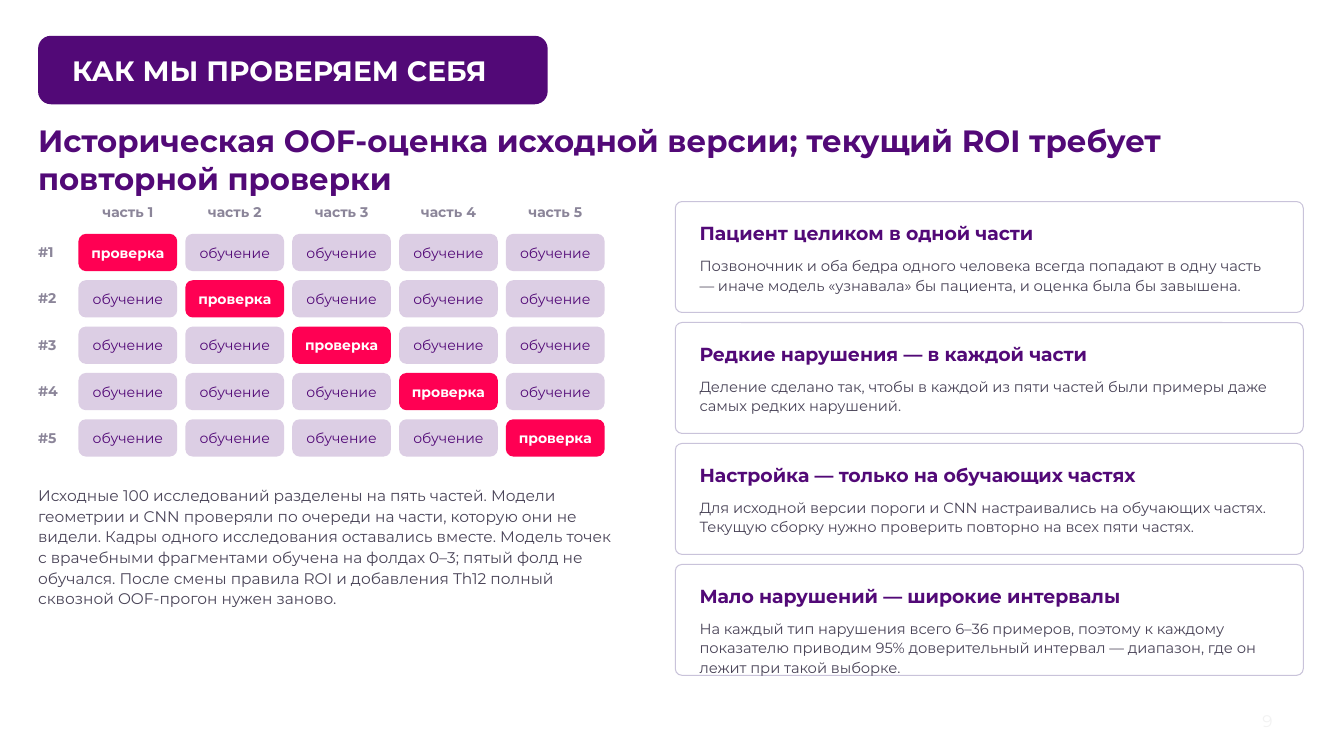
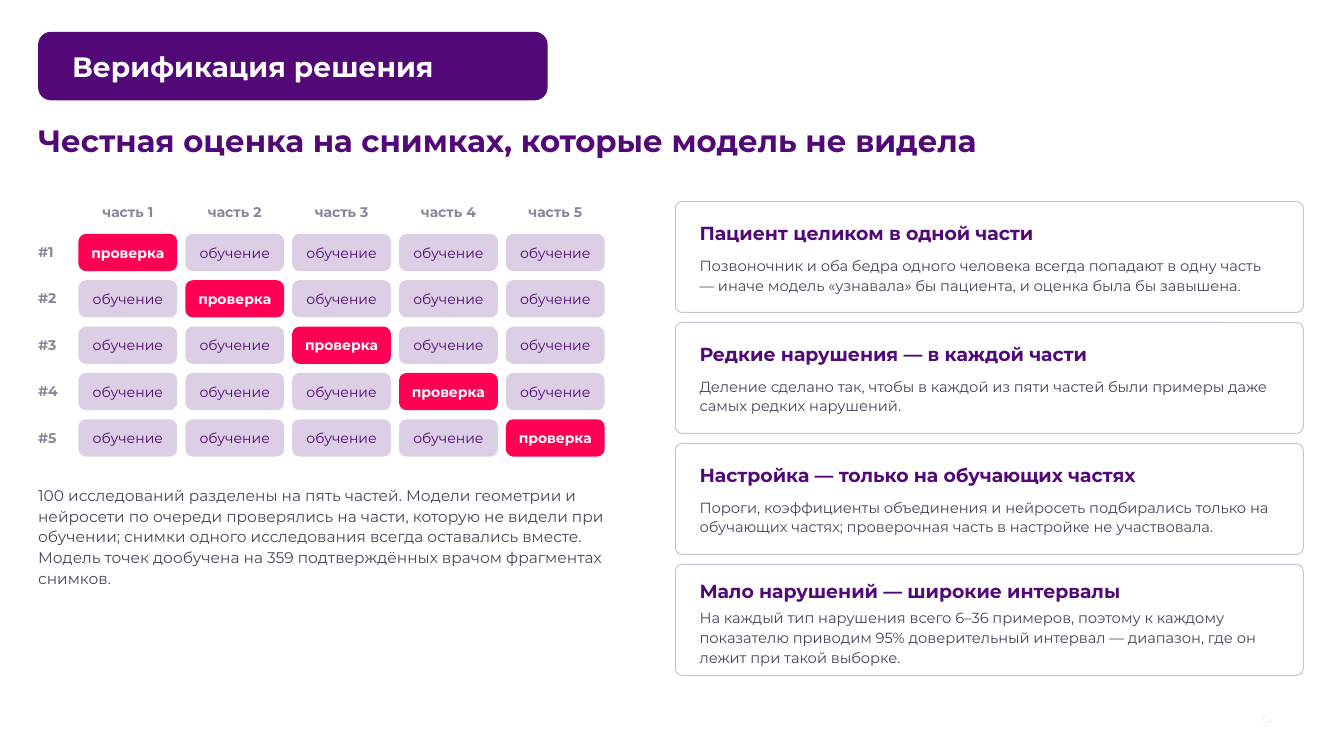
Before and after one commit to theorcos239/LCT_2026, a slide deck: slide 9 of docs/pitch/239.Hack_DXA_QC_полная_версия.pptx. Drawn at 1344x756 pixels with LibreOffice and Linux fonts; fonts in the diff are those of the drawing; background and template pictures are left out. Boxes give left, top, right and bottom in pixels: in the first picture for what was removed or moved away, otherwise in the second. Text is boxed around its words. In the diff, an @@ line names an element or a change of style, - is before the commit and + after.

```diff
--- a/docs/pitch/239.Hack_DXA_QC_полная_версия.pptx
+++ b/docs/pitch/239.Hack_DXA_QC_полная_версия.pptx
@@ text in rounded rectangle at box(72, 56, 434, 83): text changed @@
-КАК МЫ ПРОВЕРЯЕМ СЕБЯ
+Верификация решения
@@ text at box(38, 130, 976, 158): text changed @@
-Историческая OOF-оценка исходной версии; текущий ROI требует повторной проверки
+Честная оценка на снимках, которые модель не видела
@@ text at box(38, 490, 604, 584): text changed @@
-Исходные 100 исследований разделены на пять частей. Модели геометрии и CNN проверяли по очереди на части, которую они не видели. Кадры одного исследования оставались вместе. Модель точек с врачебными фрагментами обучена на фолдах 0–3; пятый фолд не обучался. После смены правила ROI и добавления Th12 полный сквозной OOF-прогон нужен заново.
+100 исследований разделены на пять частей. Модели геометрии и нейросети по очереди проверялись на части, которую не видели при обучении; снимки одного исследования всегда оставались вместе. Модель точек дообучена на 359 подтверждённых врачом фрагментах снимков.
@@ text at box(700, 502, 1268, 535): text changed @@
-Для исходной версии пороги и CNN настраивались на обучающих частях. Текущую сборку нужно проверить повторно на всех пяти частях.
+Пороги, коэффициенты объединения и нейросеть подбирались только на обучающих частях; проверочная часть в настройке не участвовала.
@@ text "Мало нарушений — широкие интервалы": place and size @@
-text "Мало нарушений — широкие интервалы" at box(700, 588, 1120, 607)
+text "Мало нарушений — широкие интервалы" at box(700, 583, 1120, 602)
@@ text "На каждый тип нарушения всего ...": place and size @@
-text "На каждый тип нарушения всего ..." at box(700, 623, 1256, 676)
+text "На каждый тип нарушения всего ..." at box(700, 612, 1256, 666)
```
Also in this commit, not shown: 15 other slides changed, 1 other file.
